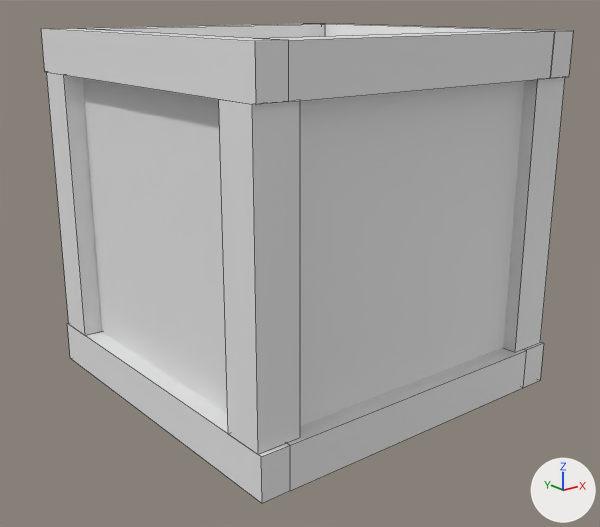
What one commit did to the FBX model models/randommodels/shopping_crate.fbx.
Rendered twice from a camera (50 mm lens) standing at (-1.161, -1.457, 0.851) and looking at (-0.055, -0.076, 0.298). Lighting does not change. The marker at lower right points along +X, +Y and +Z. Mesh edges are drawn as thin lines.

Names of what the first picture shows: 'crate_planks_low', 'crate_side1_struts_low', 'crate_top1_struts_low', 'crate_top2_struts_low'.
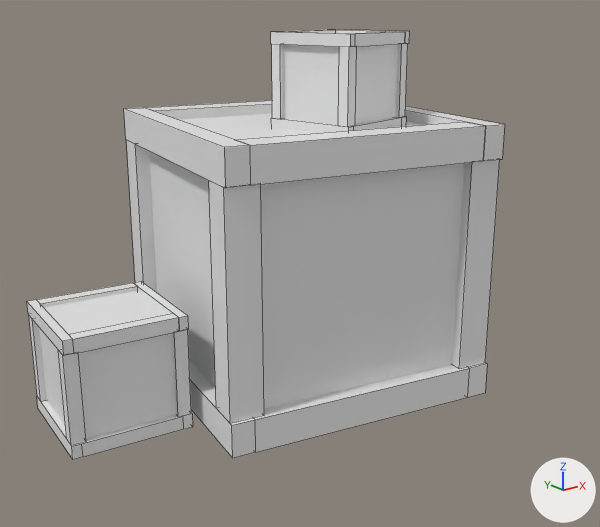
What differs and where, as boxes [x1, y1, x2, y2] in the pictures (600 x 527 px):
'crate_planks_low', mesh turned
    before: [82, 78, 524, 426]
    after: [149, 114, 464, 409]
'crate_side1_struts_low', mesh turned
    before: [47, 73, 565, 454]
    after: [126, 140, 500, 424]
'crate_top1_struts_low', mesh turned
    before: [71, 24, 555, 491]
    after: [146, 100, 486, 452]
'crate_top2_struts_low', mesh turned
    before: [41, 24, 573, 503]
    after: [124, 106, 505, 458]
'crate_planks_low.001', added
    after: [27, 281, 193, 459]
'crate_planks_low.002', added
    after: [271, 30, 409, 133]

What changed in the scene script:
```text
Change me_cube_046:
    where me_cube_046.from_pydata(...)  # 8 vertices, 6 faces; spans x -0.365..0.365, y -0.365..0.365, z 0.036..0.766
    used by ob_crate_planks_low; location = (0.0, 0.0, 0.0)
    me_cube_046 part 3: the whole mesh is turned -11.3 degrees about the z axis through its middle and scaled by 0.768, then moved by (0.007, -0.001, -0.093)
Change me_cube_052:
    where me_cube_052.from_pydata(...)  # 32 vertices, 24 faces; spans x -0.343..0.343, y -0.407..0.407, z 0.0..0.796
    used by ob_crate_top1_struts_low; location = (0.0, 0.0, 0.0)
    me_cube_052 part 1: the whole mesh is turned -11.3 degrees about the z axis through its middle and scaled by 0.768, then moved by (0.007, -0.001, -0.093)
Change me_cube_051:
    where me_cube_051.from_pydata(...)  # 32 vertices, 24 faces; spans x -0.407..0.407, y -0.398..0.398, z 0.094..0.702
    used by ob_crate_side1_struts_low; location = (0.0, 0.0, 0.0)
    me_cube_051 part 4: the whole mesh is turned -11.3 degrees about the z axis through its middle and scaled by 0.768, then moved by (0.007, -0.001, -0.093)
Change me_cube_053:
    where me_cube_053.from_pydata(...)  # 32 vertices, 24 faces; spans x -0.407..0.407, y -0.407..0.407, z 0.0..0.796
    used by ob_crate_top2_struts_low; location = (0.0, 0.0, 0.0)
    me_cube_053 part 2: the whole mesh is turned -11.3 degrees about the z axis through its middle and scaled by 0.768, then moved by (0.007, -0.001, -0.093)
Add me_cube_026:
    me_cube_026.from_pydata(...)  # 94 vertices, 78 faces; spans x -0.045..0.207, y -0.172..0.08, z 0.582..0.792
Add me_cube_025:
    me_cube_025.from_pydata(...)  # 94 vertices, 78 faces; spans x -0.608..-0.323, y -0.087..0.197, z 0.0..0.25
Add ob_crate_planks_low_002:
    ob_crate_planks_low_002 = bpy.data.objects.new('crate_planks_low.002', me_cube_026)
    ob_crate_planks_low_002.location = (0.0, 0.0, 0.0)
Add ob_crate_planks_low_001:
    ob_crate_planks_low_001 = bpy.data.objects.new('crate_planks_low.001', me_cube_025)
    ob_crate_planks_low_001.location = (0.0, 0.0, 0.0)
```
